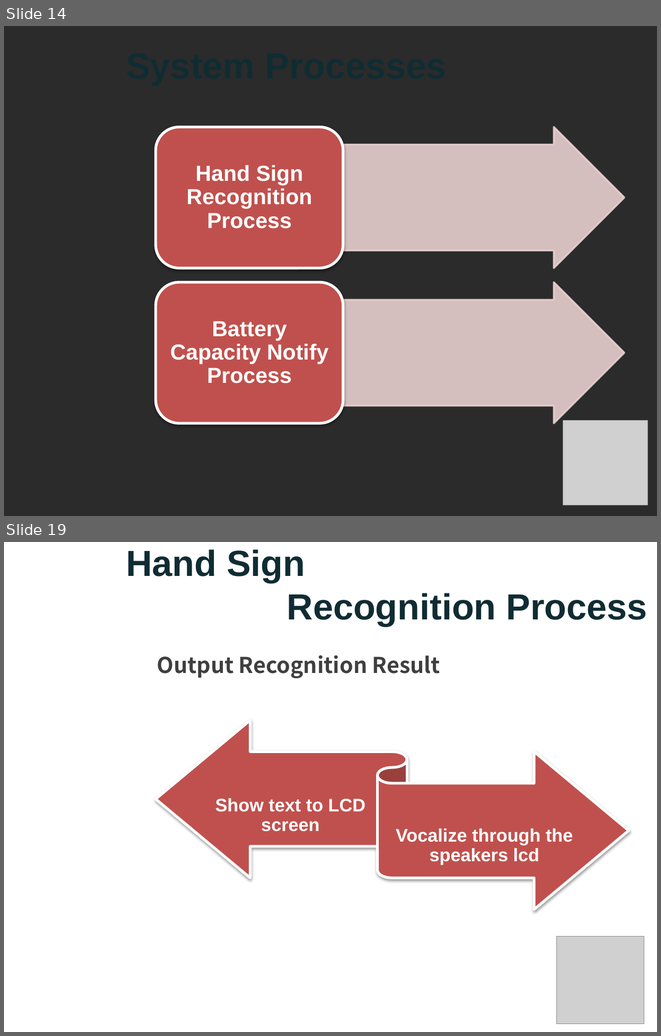
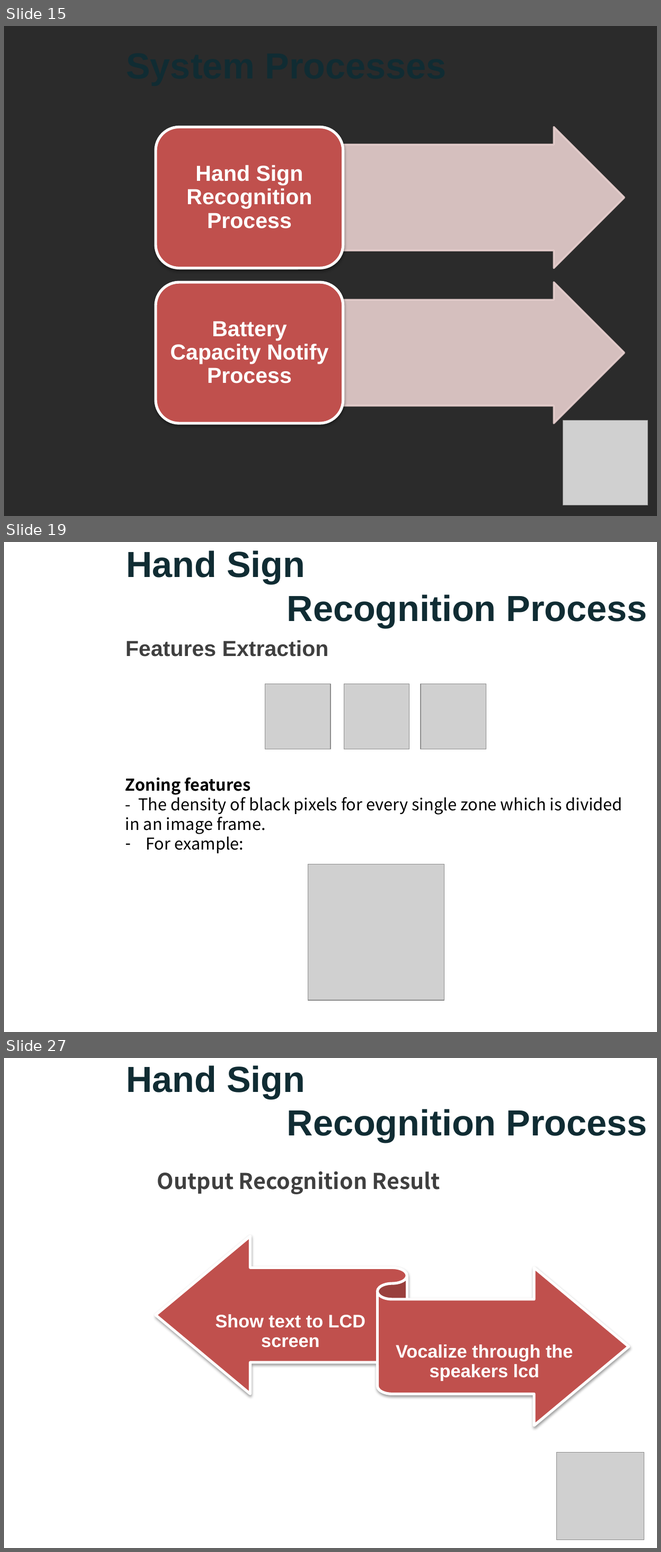
Before and after one commit to nicknguyen071093/CapstoneProject, a slide deck: Thuyettrinh/PPGroup 5.pptx. Shown one above the other, each under a label of ours: slides 14 and 19 before the commit, slides 15, 19 and 27 after it; the slides between them are not shown. The pictures are 661x1036 and 661x1552 pixels, drawn with LibreOffice and Linux fonts; fonts in the diff are those of the drawing; grey boxes stand for pictures; background and template pictures are left out; a plain dark background stands for a picture behind light text. Boxes give left, top, right and bottom in pixels: in the first picture for what was removed or moved away, otherwise in the second. Text is boxed around its words. In the diff, an @@ line names an element or a change of style, - is before the commit and + after.

```diff
--- a/Thuyettrinh/PPGroup 5.pptx
+++ b/Thuyettrinh/PPGroup 5.pptx
@@ slide 19 added at (4, 542, 657, 1032), background picture (left out) @@
@@ title added at (126, 550, 647, 627), 40 pt, text #102C33, bold @@
+Hand Sign
+Recognition Process
@@ text added at (125, 640, 329, 656), 24 pt, text #3F3F3F, bold @@
+Features Extraction
@@ picture added at (265, 684, 330, 749) @@
@@ picture added at (344, 684, 409, 749) @@
@@ picture added at (421, 684, 486, 749) @@
@@ text added at (125, 777, 623, 853), 18 pt, text #000000 @@
+Zoning features
+- The density of black pixels for every single zone which is divided in an image frame.
+– For example:
@@ picture added at (308, 864, 444, 1000) @@
@@ what was slide 14 is now slide 15 @@
@@ what was slide 19 is now slide 27 @@
```
Also in this commit, not shown: 10 slides changed, 17 other slides added, 5 slides removed.
